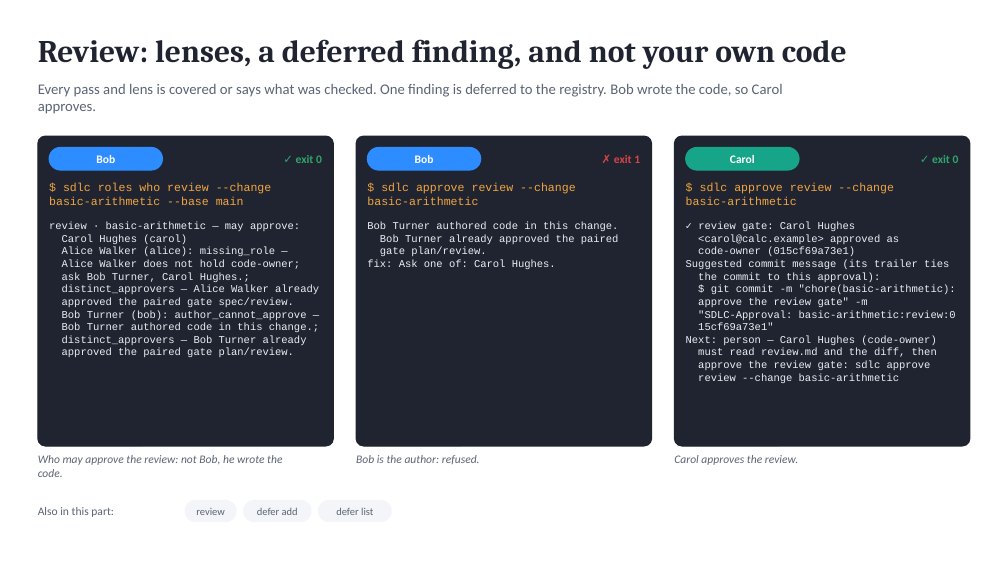
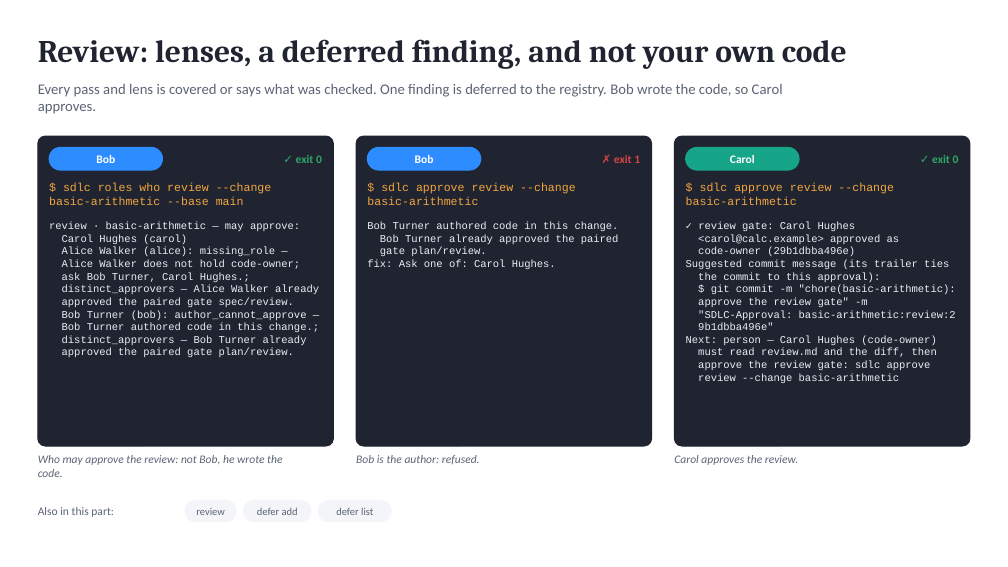
Before and after one commit to marin-ai-tech/sdlc, a slide deck: slide 12 of docs/demo/sdlc-calculator-demo.en.pptx. Drawn at 1008x567 pixels with LibreOffice and Linux fonts; fonts in the diff are those of the drawing. Boxes give left, top, right and bottom in pixels: in the first picture for what was removed or moved away, otherwise in the second. Text is boxed around its words. In the diff, an @@ line names an element or a change of style, - is before the commit and + after.

Commit message:
feat: Cursor IDE as a tool (0.13.0)
- sdlc init --tools cursor writes the workflows as skills with thin
  commands, the subagents, an always-applied rule about the process, the
  sdlc MCP server (--mcp) and Cursor's own hooks (.cursor/hooks.json).
- The hooks deny edits before the plan is approved, a person's decisions
  in the agent's shell, deletes and edits of protected files and folders,
  and clearing the agent marker; the project is found from the workspace
  roots; every tool goes through preToolUse; when sdlc has nothing to say
  it answers an explicit allow.
- CURSOR_AGENT=1 marks the agent's terminal: sdlc approve refuses there,
  and commits from it carry SDLC-Agent: cursor.
- sdlc doctor checks the hooks and says that separation of duties in
  Cursor rests on CURSOR_AGENT, and on Windows that Git Bash terminals can
  break Cursor's hooks.

```diff
--- a/docs/demo/sdlc-calculator-demo.en.pptx
+++ b/docs/demo/sdlc-calculator-demo.en.pptx
@@ text at (x1=698, y1=247, x2=855, y2=256): text changed @@
-code-owner (015cf69a73e1)
+code-owner (29b1dbba496e)
@@ text at (x1=698, y1=310, x2=956, y2=330): text changed @@
-"SDLC-Approval: basic-arithmetic:review:0
-15cf69a73e1"
+"SDLC-Approval: basic-arithmetic:review:2
+9b1dbba496e"
```
Also in this commit, not shown: 4 other slides changed, 59 other files.
